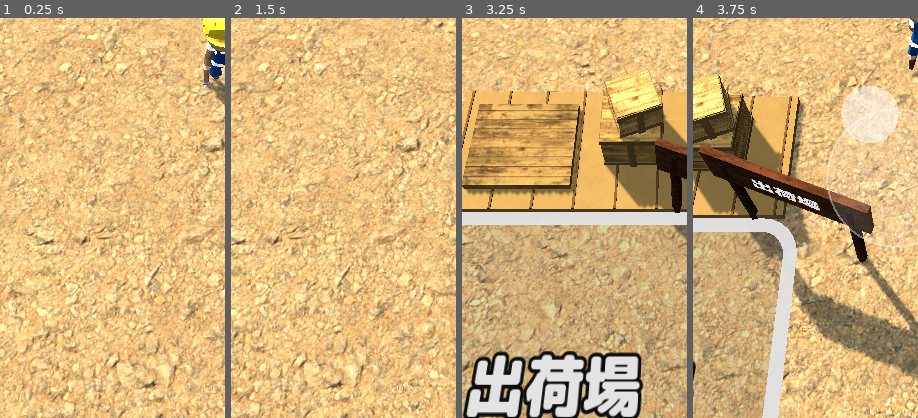
Above: before the commit, frames 1-4 (left to right).
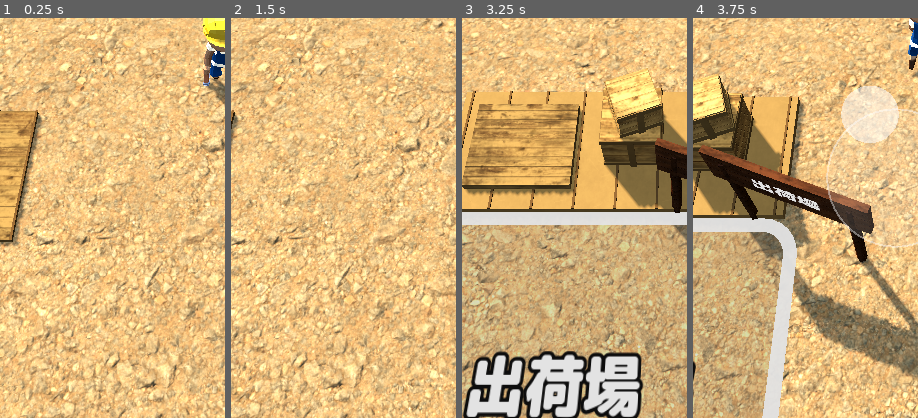
Above: after the commit, the same moments.

Repository: seoooma/tree-miner
Game: Godot game, scene res://scenes/main.tscn
The game is run twice, just before and just after one commit, with the same random seed, the same clock (stepped at 60 frames per second) and the same inputs.
Inputs (mouse positions are % of the whole screen's width and height, from its top left):
- Up to frame 1 (0.25 s): no input
- Up to frame 2 (1.5 s): click (9, 5) at 0.52 s; tap Enter at 1.25 s; move the mouse to (72, 45) at 1.27 s; hold D from 1.28 s (still down); tap E at 1.35 s; click (72, 45) at 1.42 s
- Up to frame 3 (3.25 s): release D at 2 s; drag from (30, 55) to (45, 70) at 2.02 s; move the mouse to (60, 28) at 2.77 s; hold D from 2.78 s (still down); tap E at 2.85 s
- Up to frame 4 (3.75 s): release D at 3.5 s; drag from (45, 70) to (20, 35) at 3.52 s
The pictures show only the part of the screen within x 0-50%, y 50-100%; the shares and areas given below are measured in that part.

The runs differ from the first frame. In frame 1, 4.1% of the frame differs, in the area x 0-19%, y 23-58%; in frame 2, 0.2%; in frame 3, less than 0.1%; in frame 4, less than 0.1%.

Commit message:
製材所を屋根のない作業場にし、丸太が板になる様子を見せる (#11)
* 製材所を屋根のない作業場にし、丸太が板になる様子を見せる

出荷場と同じくらいシンプルな見た目にする。奥に左から丸太置き場・製材台・板置き場を
板敷きの床の上に横一列に並べ、手前の左の枠で丸太を渡し、右の枠で板を受け取る。
製材台の上では加工中の1本が左から右へ流れ、ノコギリを通ると板の見た目に変わる。
川のコンベアは従来どおり丸太置き場に届く。ゲームの数値・セーブデータは変えない。

Co-Authored-By: Claude Opus 5.5 <noreply@anthropic.com>
Claude-Session: https://claude.ai/code/session_01PjCfv6YfXSVbWaeFH9TKLi

* スモークテスト: 給油所に着いてから手を空けて燃料缶を受け取る

製材所の配置が変わって伐採機の行き先の木が変わり、給油所へ向かう途中で森の丸太を
拾って満杯になり、缶を受け取れずに失敗していた。手を空けるのを給油所に着いてからにする。

Co-Authored-By: Claude Opus 5.5 <noreply@anthropic.com>
Claude-Session: https://claude.ai/code/session_01PjCfv6YfXSVbWaeFH9TKLi

---------

Co-authored-by: Claude <noreply@anthropic.com>

Diff:
--- a/scripts/ui/thumbnails.gd
+++ b/scripts/ui/thumbnails.gd
@@ -72,11 +72,16 @@
 			dist = 3.4
 		"sawmill":
 			var house := Node3D.new()
-			Sawmill.build_house(house)
+			Sawmill.build_bench(house)
+			house.position = -Sawmill.BENCH_OFFSET
 			house.rotation_degrees.y = 200.0
 			subject.add_child(house)
-			look = Vector3(0, 1.2, 0)
-			dist = 11.0
+			for i in 3:
+				var lg := LogDrop.make_log_mesh("pine", 90.0)
+				lg.position = Vector3(-2.6, 0.2 + (i % 2) * 0.2, (i - 1) * 0.25)
+				house.add_child(lg)
+			look = Vector3(0, 0.7, 0)
+			dist = 6.5
 		"lumberjack_capacity":
 			var rig := CharacterRig.new(1.0)
 			rig.set_hat(Color("#f2c230"))
--- a/scripts/world/sawmill.gd
+++ b/scripts/world/sawmill.gd
@@ -1,33 +1,40 @@
 class_name Sawmill
 extends Station
-## 製材所。
+## 製材所。出荷場と同じく屋根のない作業場で、左に丸太置き場・中央に製材台・右に板置き場が横一列に並ぶ。
+## 手前の左の枠で丸太を渡し、右の枠で板を受け取る。製材台の上では丸太がノコギリを通って板になるのが見える。
 ## - 製材ライン未開放: 投入口に置いた丸太をその場で売却する。
 ## - 製材ライン開放後: 丸太を板に加工し、出口に積む。板は出荷場で売る（売値 x plank_multiplier）。
 ##   丸太置き場（input_max）と出口（output_max）には上限があり、いっぱいだと受け取り・加工が止まる。
-##   加工は強化『製材ライン』の本/秒で1本ずつ進み、作業台の上を丸太がノコギリへ送られていく。
-
-const INPUT_OFFSET := Vector3(0, 0, -3.0)
-const OUTPUT_OFFSET := Vector3(3.6, 0, 0.6)
+##   加工は強化『製材ライン』の本/秒で1本ずつ進み、製材台の上を丸太が左から右へ流れていく。
+
+## 受け渡しの枠（手前）。左が丸太の投入口、右が板の出口
+const INPUT_OFFSET := Vector3(-2.6, 0, -0.8)
+const OUTPUT_OFFSET := Vector3(2.6, 0, -0.8)
+## 奥の作業列（z が小さいほど森側）。丸太置き場・製材台・板置き場の位置
+const ROW_Z := -3.6
+const BENCH_OFFSET := Vector3(0, 0, ROW_Z)
+const OUTPUT_PILE_OFFSET := Vector3(2.6, 0, ROW_Z)
+## 製材台の上を丸太が流れる範囲（ノコギリは x=0）
+const BENCH_FEED_X := 0.95
+const DECK_Y := 0.08
 
 var queue: Array[String] = []
 var output: Array[String] = []
 var _progress := 0.0
 
-var _title: Label3D
 var _input_zone: Zone
 var _output_zone: Zone
 var _output_root: Node3D
 var _output_pile: Node3D
-## 投入口の左前（森側。投入口に立っても屋根に隠れない位置）に積み上がる、加工待ちの丸太置き場。数は queue と同じ
+## 作業列の左にある、加工待ちの丸太置き場。数は queue と同じ
 var _input_pile: Node3D
-const INPUT_PILE_OFFSET := Vector3(-3.0, 0, -3.6)
+const INPUT_PILE_OFFSET := Vector3(-2.6, 0, ROW_Z)
 const PILE_VISIBLE := 48
-## 建物の縮尺。給油所の屋根や出荷場と同じくらいの大きさにそろえる（受け渡しの枠と丸太置き場の位置は変えない）
-const HOUSE_SCALE := 0.75
 var _blade: MeshInstance3D
-## 作業台の上でノコギリへ送られている丸太（加工の進み具合が見える）
-var _cutting: Node3D
-var _cutting_id := ""
+## 製材台の上で加工中の1本（ノコギリの手前は丸太、過ぎると板の見た目）
+var _work_log: Node3D
+var _work_plank: Node3D
+var _work_tree := ""
 
 
 func _ready() -> void:
@@ -82,26 +89,28 @@
 	return global_position + OUTPUT_OFFSET
 
 
+## 板置き場（出口で受け取る板・板のコンベアに載る板はここから出ていく）
+func output_pile_position() -> Vector3:
+	return global_position + OUTPUT_PILE_OFFSET
+
+
 func _pad_radius() -> float:
 	return float(GameData.sawmill.get("pad_radius", 1.6))
 
 
 func _build() -> void:
+	# 当たり判定は製材台だけ（丸太置き場・板置き場は通り抜けられる）
 	var body := StaticBody3D.new()
 	body.collision_layer = 1
+	body.position = BENCH_OFFSET
 	var shape := CollisionShape3D.new()
 	var box := BoxShape3D.new()
-	box.size = Vector3(3.6, 2.4, 3.0) * HOUSE_SCALE
+	box.size = Vector3(2.4, 1.2, 1.0)
 	shape.shape = box
-	shape.position.y = 1.2 * HOUSE_SCALE
+	shape.position.y = 0.6
 	body.add_child(shape)
 	add_child(body)
-	var house := Node3D.new()
-	house.scale = Vector3.ONE * HOUSE_SCALE
-	add_child(house)
-	_blade = build_house(house)
-	_title = Fx.label3d("製材所", Vector3(0, 3.6 * HOUSE_SCALE, 0), 56)
-	add_child(_title)
+	_blade = build_bench(self)
 
 	_input_zone = Zone.new(Vector2.ONE * _pad_radius() * 2.0, Color(0.95, 0.8, 0.3, 0.16))
 	_input_zone.position = INPUT_OFFSET
@@ -113,40 +122,49 @@
 	_output_zone = Zone.new(Vector2.ONE * _pad_radius() * 2.0, Color(0.55, 0.8, 0.95, 0.16))
 	_output_root.add_child(_output_zone)
 	_output_pile = Node3D.new()
-	_output_root.add_child(_output_pile)
+	_output_pile.position = OUTPUT_PILE_OFFSET + Vector3(0, DECK_Y, 0)
+	add_child(_output_pile)
 	_input_pile = Node3D.new()
-	_input_pile.position = INPUT_PILE_OFFSET
+	_input_pile.position = INPUT_PILE_OFFSET + Vector3(0, DECK_Y, 0)
 	add_child(_input_pile)
-	_cutting = Node3D.new()
-	_cutting.visible = false
-	add_child(_cutting)
-
-
-## 製材所の建物の見た目（当たり判定・受け渡しの印は含まない）。強化画面のサムネイルでも使う。回転するノコギリを返す。
-static func build_house(root: Node3D) -> MeshInstance3D:
-	# 土台・板壁・切妻屋根
-	root.add_child(Fx.box(Vector3(3.9, 0.16, 3.3), Color("#9b9a92"), Vector3(0, 0.08, 0)))
-	var wall := Props.plank_wall(Vector3(3.5, 1.7, 2.9), Color("#b9784a"))
-	wall.position.y = 0.16
-	root.add_child(wall)
-	var roof := Props.gable_roof(3.9, 3.4, 1.1, Color("#b8452f"))
-	roof.position.y = 1.86
-	root.add_child(roof)
-	root.add_child(Fx.box(Vector3(3.95, 0.1, 0.12), Color("#7a2f22"), Vector3(0, 2.95, 0), "metal"))
-	# 正面（森側）の作業口とノコギリ、ベルトコンベア
-	root.add_child(Fx.box(Vector3(1.6, 1.1, 0.05), Color("#3a2618"), Vector3(0, 0.75, -1.47)))
-	root.add_child(Fx.box(Vector3(1.8, 0.12, 0.12), Color("#7a4a2a"), Vector3(0, 1.36, -1.5), "wood"))
-	var blade := Fx.cylinder(0.5, 0.05, Color("#c9ced3"), Vector3(0, 0.75, -1.52), -1.0, 16, false, "metal")
+
+	_work_log = Node3D.new()
+	add_child(_work_log)
+	_work_plank = Node3D.new()
+	add_child(_work_plank)
+
+
+## 製材所の見た目（板敷きの床・製材台・ノコギリ・看板。当たり判定・受け渡しの印・在庫の山は含まない）。
+## 強化画面のサムネイルでも使う。回転するノコギリを返す。
+static func build_bench(root: Node3D) -> MeshInstance3D:
+	# 作業列の下の板敷きの床（出荷場の桟橋と同じ色）
+	root.add_child(Fx.box(Vector3(7.0, DECK_Y, 1.7), Color("#a8834f"), Vector3(0, DECK_Y * 0.5, ROW_Z), "wood"))
+	for i in 15:
+		root.add_child(Fx.box(Vector3(0.03, 0.02, 1.7), Color("#7a5a33"), Vector3(-3.5 + i * 0.5, DECK_Y + 0.005, ROW_Z)))
+	# 製材台（脚付きの台と、台を貫く丸ノコ）
+	var bench := Node3D.new()
+	bench.position = BENCH_OFFSET + Vector3(0, DECK_Y, 0)
+	root.add_child(bench)
+	bench.add_child(Fx.box(Vector3(2.3, 0.12, 0.8), Color("#7a4a2a"), Vector3(0, 0.66, 0), "wood"))
+	bench.add_child(Fx.box(Vector3(2.3, 0.06, 0.06), Color("#5a3820"), Vector3(0, 0.75, -0.37), "wood"))
+	bench.add_child(Fx.box(Vector3(2.3, 0.06, 0.06), Color("#5a3820"), Vector3(0, 0.75, 0.37), "wood"))
+	for x in [-1.0, 1.0]:
+		for z in [-0.32, 0.32]:
+			bench.add_child(Fx.box(Vector3(0.1, 0.6, 0.1), Color("#5a3820"), Vector3(x, 0.3, z), "wood"))
+	# モーターの箱
+	bench.add_child(Fx.box(Vector3(0.5, 0.42, 0.5), Color("#3d4247"), Vector3(0, 0.3, 0), "metal"))
+	var blade := Fx.cylinder(0.32, 0.04, Color("#c9ced3"), Vector3(0, 0.72, 0), -1.0, 16, false, "metal")
 	blade.rotation_degrees.z = 90.0
 	blade.rotation_degrees.y = 90.0
-	root.add_child(blade)
-	root.add_child(Fx.box(Vector3(0.9, 0.12, 1.4), Color("#3d4247"), Vector3(0, 0.45, -2.15), "metal"))
-	for i in 4:
-		root.add_child(Fx.box(Vector3(0.95, 0.05, 0.08), Color("#8c939a"), Vector3(0, 0.53, -1.6 - i * 0.33), "metal"))
-	root.add_child(Fx.box(Vector3(0.1, 0.4, 0.1), Color("#3d4247"), Vector3(-0.4, 0.2, -2.7)))
-	root.add_child(Fx.box(Vector3(0.1, 0.4, 0.1), Color("#3d4247"), Vector3(0.4, 0.2, -2.7)))
-	# 煙突（丸太の山は飾りを置かず、実際の加工待ちの数だけ _input_pile に積む）
-	root.add_child(Fx.cylinder(0.14, 1.0, Color("#5b5f63"), Vector3(1.1, 2.7, 0.6), -1.0, 10, false, "metal"))
+	bench.add_child(blade)
+	# ノコギリの上のカバー（黄色）と、奥から支える柱
+	bench.add_child(Fx.box(Vector3(0.78, 0.12, 0.14), Color("#e0b52a"), Vector3(0, 1.1, 0), "metal"))
+	bench.add_child(Fx.box(Vector3(0.08, 0.5, 0.08), Color("#e0b52a"), Vector3(0, 0.95, -0.36), "metal"))
+	bench.add_child(Fx.box(Vector3(0.08, 0.08, 0.36), Color("#e0b52a"), Vector3(0, 1.16, -0.2), "metal"))
+	# 看板（出荷場と同じ形）
+	var sign := Props.signboard("製材所")
+	sign.position = BENCH_OFFSET + Vector3(0, 0, -1.2)
+	root.add_child(sign)
 	return blade
 
 
@@ -169,12 +187,12 @@
 			if not output.is_empty() and not stack.is_full() and tick(carrier, "out", delta):
 				var tree_id: String = output.pop_back()
 				stack.add({"kind": "plank", "tree": tree_id})
-				Fx.fly_item(self, _plank_mesh(tree_id), output_position() + Vector3(0, 0.6, 0), (carrier as Node3D).global_position + Vector3(0, 1.0, 0), 0.22)
+				Fx.fly_item(self, _plank_mesh(tree_id), output_pile_position() + Vector3(0, 0.6, 0), (carrier as Node3D).global_position + Vector3(0, 1.0, 0), 0.22)
 				_rebuild_output()
 
 	var cutting := unlocked and not queue.is_empty() and output.size() < output_max()
-	_blade.rotate_object_local(Vector3.UP, delta * (12.0 if cutting else 1.0))
-	_update_cutting(cutting)
+	_blade.rotate_object_local(Vector3.UP, delta * (14.0 if cutting else 1.0))
+	_update_work(cutting)
 	_update_labels(unlocked)
 
 
@@ -219,25 +237,33 @@
 	if changed:
 		_rebuild_output()
 		_rebuild_input()
-		Fx.burst(self, global_position + Vector3(0, 0.8, -1.55), [Color("#e8c99a"), Color("#c99a5b")], 6, 1.6, 0.05, 0.4)
-
-
-## 作業台の上で、いま加工中の丸太を進み具合に合わせてノコギリへ送る
-func _update_cutting(cutting: bool) -> void:
-	_cutting.visible = cutting
+		Fx.burst(self, global_position + BENCH_OFFSET + Vector3(0, DECK_Y + 0.8, 0), [Color("#e8c99a"), Color("#c99a5b")], 6, 1.6, 0.05, 0.4)
+
+
+## 製材台の上の1本を加工の進み具合に合わせて左から右へ流す。ノコギリ（中央）より左は丸太、右は板に見える。
+func _update_work(cutting: bool) -> void:
 	if not cutting:
+		_work_log.visible = false
+		_work_plank.visible = false
 		return
-	var id: String = queue[0]
-	if id != _cutting_id:
-		_cutting_id = id
-		for c in _cutting.get_children():
-			c.queue_free()
-		var log_mesh := LogDrop.make_log_mesh(id, 90.0)
-		_cutting.add_child(log_mesh)
-	_cutting.position = Vector3(0, 0.62, lerpf(-2.75, -1.6, clampf(_progress, 0.0, 1.0)))
-
-
-## 出口の板の山（4枚ずつ互い違いに積む）
+	var tree_id: String = queue[0]
+	if tree_id != _work_tree:
+		_work_tree = tree_id
+		for child in _work_log.get_children():
+			child.queue_free()
+		for child in _work_plank.get_children():
+			child.queue_free()
+		_work_log.add_child(LogDrop.make_log_mesh(tree_id))
+		_work_plank.add_child(_plank_mesh(tree_id))
+	var x := lerpf(-BENCH_FEED_X, BENCH_FEED_X, clampf(_progress, 0.0, 1.0))
+	var top := BENCH_OFFSET + Vector3(0, DECK_Y + 0.72, 0)
+	_work_log.visible = x < 0.0
+	_work_plank.visible = x >= 0.0
+	_work_log.position = top + Vector3(x, 0.11, 0)
+	_work_plank.position = top + Vector3(x, 0.08, 0)
+
+
+## 板置き場の板の山（4枚ずつ互い違いに積む）
 func _rebuild_output() -> void:
 	for child in _output_pile.get_children():
 		child.queue_free()
@@ -250,7 +276,7 @@
 		_output_pile.add_child(plank)
 
 
-## 投入口の左前の加工待ちの丸太の山（4本ずつ積む）
+## 丸太置き場の加工待ちの丸太の山（4本ずつ積む）
 func _rebuild_input() -> void:
 	for child in _input_pile.get_children():
 		child.queue_free()
--- a/scripts/world/ship_dock.gd
+++ b/scripts/world/ship_dock.gd
@@ -67,7 +67,7 @@
 func _build_belt() -> void:
 	if sawmill == null:
 		return
-	var from := sawmill.output_position() - global_position
+	var from := sawmill.output_pile_position() - global_position
 	var to := _stock_pile.position
 	var start := Vector3(from.x + 1.0, 0, from.z)
 	var turn_x := to.x - 2.0
--- a/tests/smoke_test.gd
+++ b/tests/smoke_test.gd
@@ -124,9 +124,10 @@
 	_check(player.vehicle == null, "機械から降りられる")
 	_check(player.stack.count("fuel") == 0, "機械に乗ると持っていた燃料缶はなくなる")
 	if player.stack.count("fuel") == 0:
-		# 途中で製材所の出口から拾った板で手がふさがっていたら空ける
+		# 途中で拾った板や丸太で手がふさがっていたら、給油所に着いてから空ける
+		# （森を通る道のりで落ちた丸太を拾って満杯になると缶を受け取れないため）
+		await _go_to_fuel_station()
 		_empty_hands()
-		await _go_to_fuel_station()
 		await _wait(1.0)
 		await _walk_to(harvester.global_position, 2.0)
 	await _wait(1.0)
